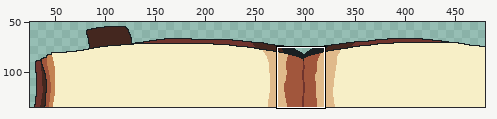
Two versions of one pixel-art file, Assets/Artwork/UI/Dialogue/Character Dialogue Back.aseprite. The picture above shows the old version from afar; the outline marks the close-up.
Close-up. Before the edit:
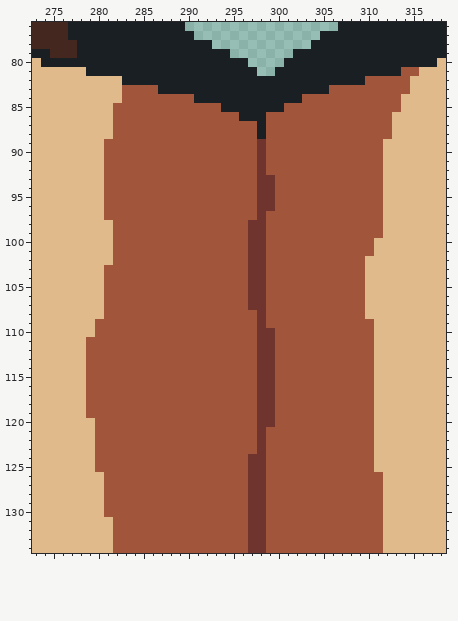
480x135 pixels, 1 frame. Shown: x 273..318, y 76..134. The wide view leaves out empty margins.
The same view after the edit:
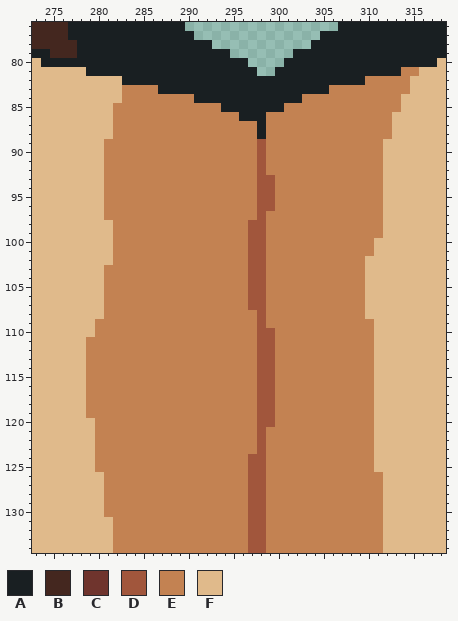
Palette (. is transparent): A #191f22  B #44271f  C #6f342d  D #a1563c  E #c38252  F #e0ba8b
Change:
Layer "Pages":
Colour C becomes colour D in rows 89 to 92 at x 298; in rows 93 to 96 at x 298 to 299; in row 97 at x 298; in rows 98 to 107 at x 297 to 298; in rows 108 to 109 at x 298; in rows 110 to 120 at x 298 to 299.
Colour C becomes colour D in rows 121 to 123 at x 298; in rows 124 to 134 at x 297 to 298.
Colour D becomes colour E in row 81 at x 314 to 315; in row 82 at x 310 to 314; in row 83 at x 283 to 286 and 306 to 314; in row 84 at x 283 to 290 and 303 to 313; in row 85 at x 282 to 293 and 301 to 313; in row 86 at x 282 to 295 and 299 to 312.
Colour D becomes colour E in rows 87 to 88 at x 282 to 297 and 299 to 312; in rows 89 to 92 at x 281 to 297 and 299 to 311; in rows 93 to 96 at x 281 to 297 and 300 to 311; in row 97 at x 281 to 297 and 299 to 311; in rows 98 to 99 at x 282 to 296 and 299 to 311; in rows 100 to 101 at x 282 to 296 and 299 to 310.
Colour D becomes colour E in row 102 at x 282 to 296 and 299 to 309; in rows 103 to 107 at x 281 to 296 and 299 to 309; in row 108 at x 281 to 297 and 299 to 309; in row 109 at x 280 to 297 and 299 to 310; in row 110 at x 280 to 297 and 300 to 310; in rows 111 to 119 at x 279 to 297 and 300 to 310.
Colour D becomes colour E in row 120 at x 280 to 297 and 300 to 310; in rows 121 to 123 at x 280 to 297 and 299 to 310; in rows 124 to 125 at x 280 to 296 and 299 to 310; in rows 126 to 130 at x 281 to 296 and 299 to 311; in rows 131 to 134 at x 282 to 296 and 299 to 311.
Boxes around the changes in both close-ups, in picture pixels (x1, y1, x2, y2):
changed: (86, 67, 419, 553)
